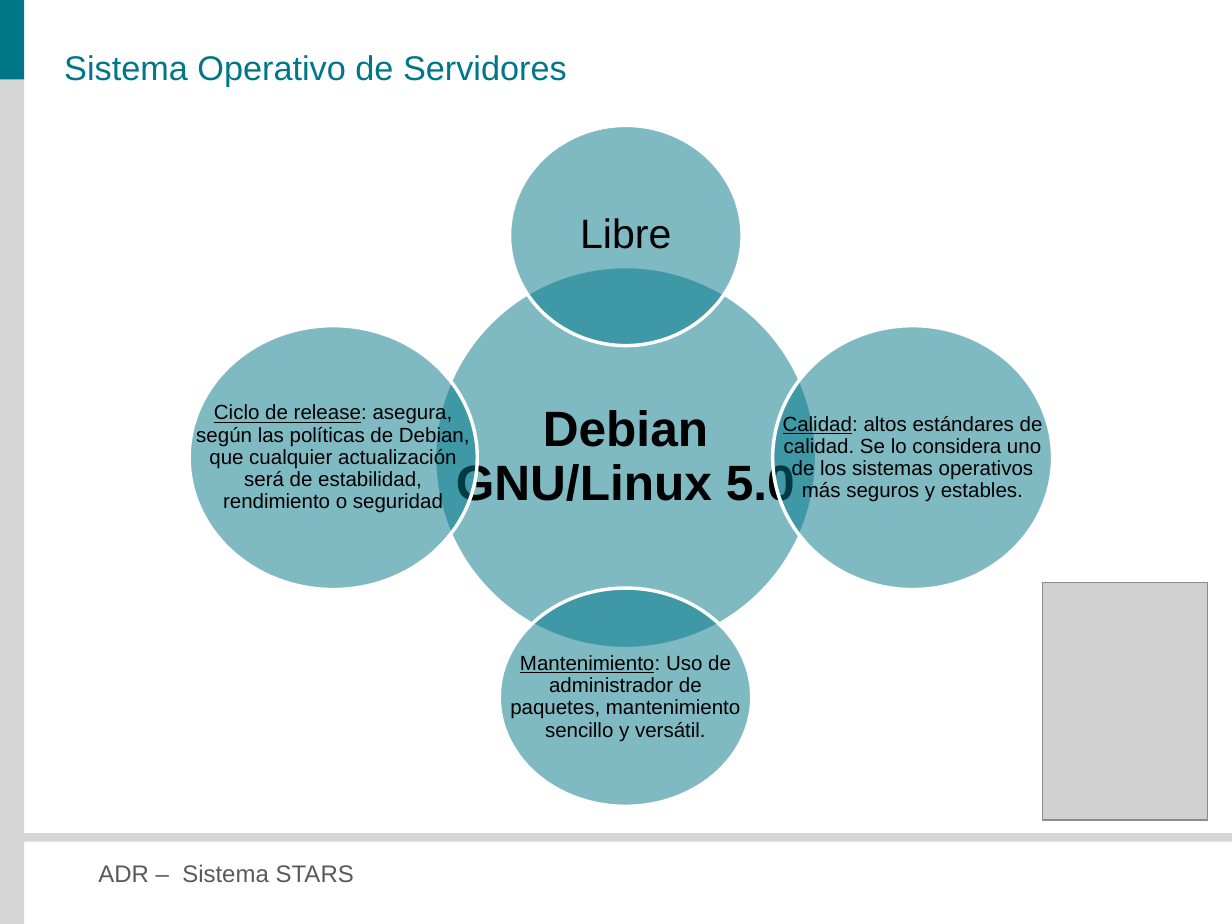
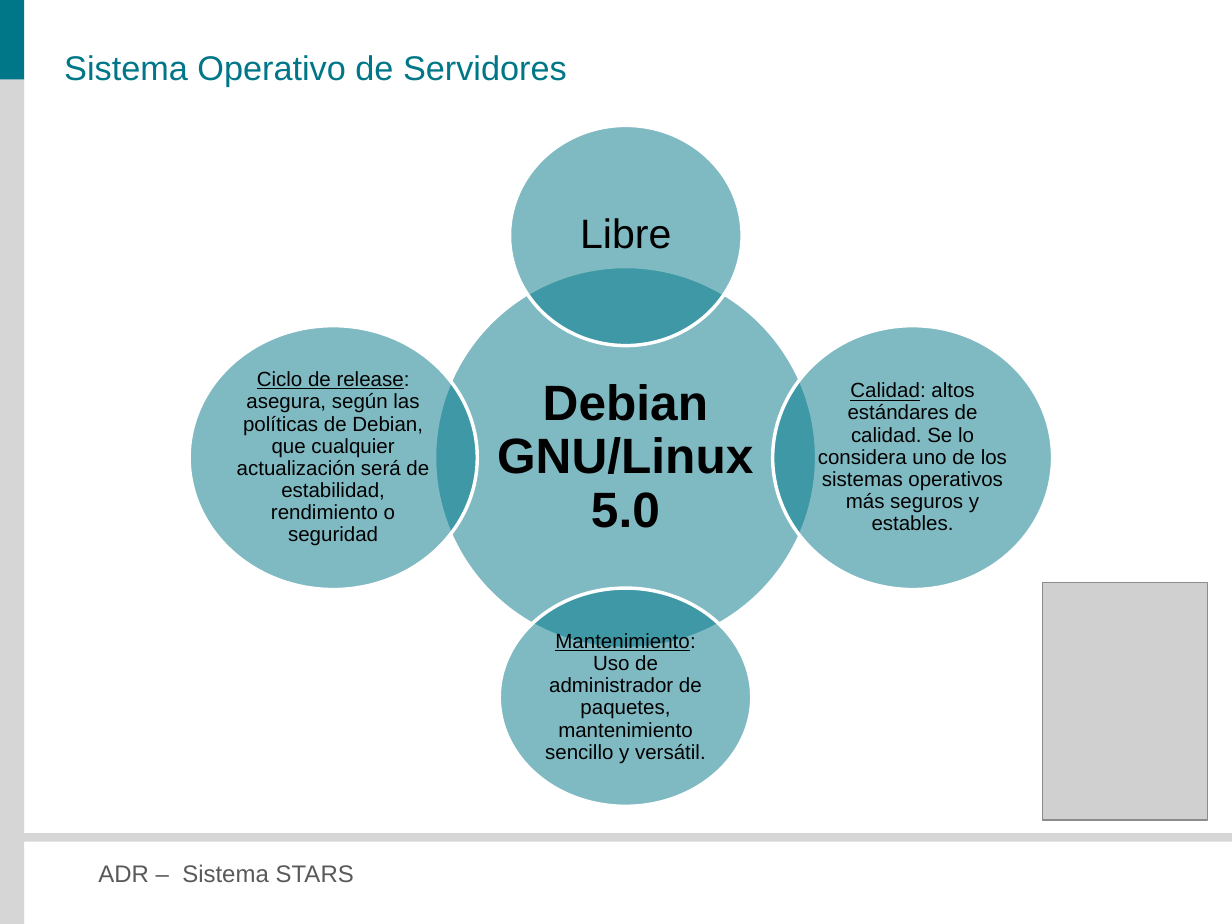
Before and after one commit to veritoreinoso/adr-2010, a slide deck: slide 12 of Presentacion.pptx. Drawn at 1232x924 pixels with LibreOffice and Linux fonts; fonts in the diff are those of the drawing; grey boxes stand for pictures. Boxes give left, top, right and bottom in pixels: in the first picture for what was removed or moved away, otherwise in the second. Text is boxed around its words. In the diff, an @@ line names an element or a change of style, - is before the commit and + after.

```diff
--- a/Presentacion.pptx
+++ b/Presentacion.pptx
@@ text "Debian GNU/Linux 5.0" rewrapped from <box>456,410,795,510</box> to <box>497,384,753,528</box> @@
@@ text "Ciclo de release: asegura, según ..." rewrapped from <box>196,403,470,513</box> to <box>237,371,429,546</box> @@
@@ text "Calidad: altos estándares de calidad. ..." rewrapped from <box>784,416,1043,502</box> to <box>818,382,1007,530</box> @@
@@ text "Mantenimiento: Uso de administrador de ..." rewrapped from <box>510,655,740,742</box> to <box>545,633,706,764</box> @@
```
Also in this commit, not shown: 13 other slides changed, 1 other file.
